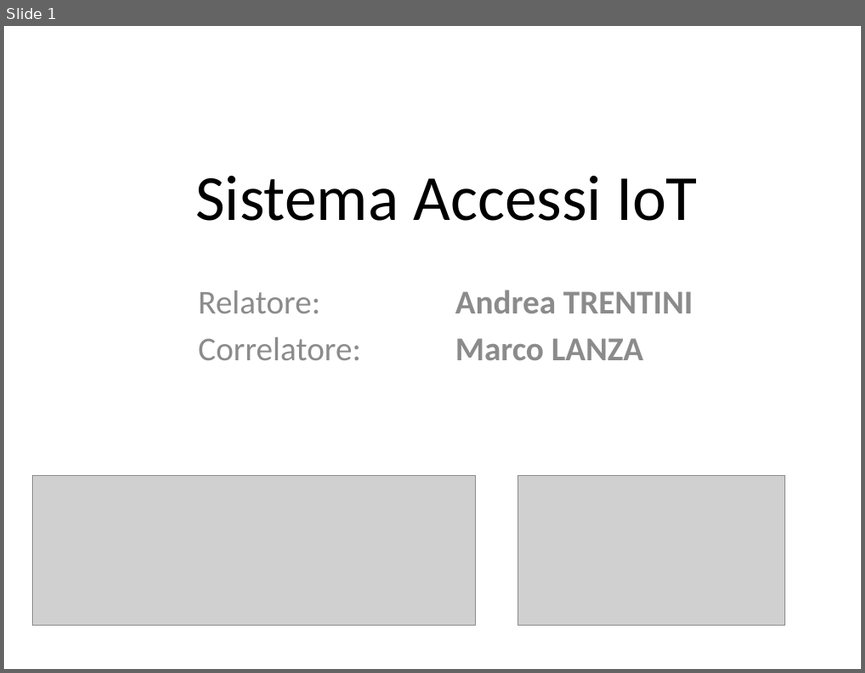
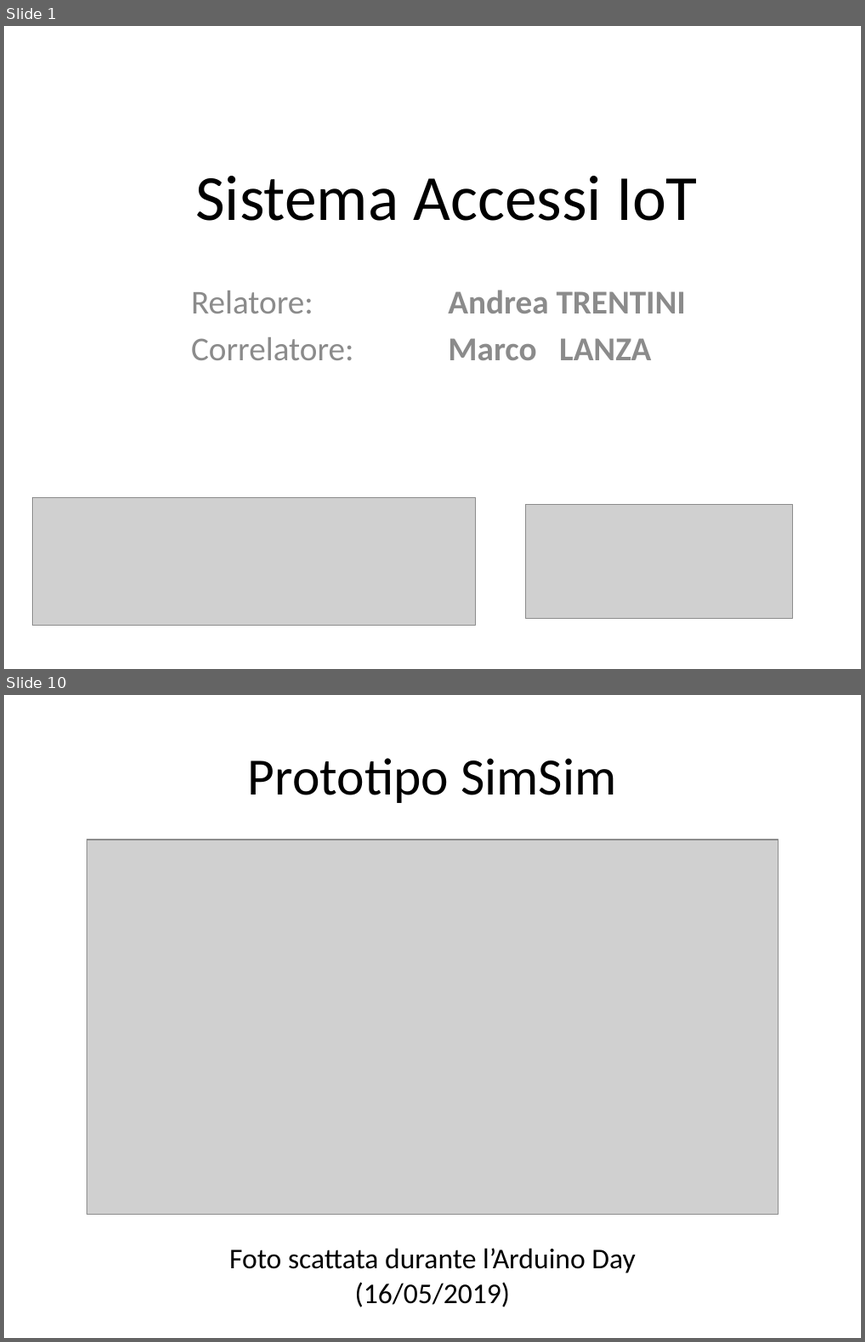
Before and after one commit to Jolsty/SimSim, a slide deck: Tesi_Sistema_Accessi_IoT_Andrei_Ciulpan_872394/presentazione/Sistema Accessi IoT.pptx. Shown one above the other, each under a label of ours: slide 1 before the commit, slides 1 and 10 after it; the slides between them are not shown. The pictures are 865x673 and 865x1342 pixels, drawn with LibreOffice and Linux fonts; fonts in the diff are those of the drawing; grey boxes stand for pictures. Boxes give left, top, right and bottom in pixels: in the first picture for what was removed or moved away, otherwise in the second. Text is boxed around its words. In the diff, an @@ line names an element or a change of style, - is before the commit and + after.

```diff
--- a/Tesi_Sistema_Accessi_IoT_Andrei_Ciulpan_872394/presentazione/Sistema Accessi IoT.pptx
+++ b/Tesi_Sistema_Accessi_IoT_Andrei_Ciulpan_872394/presentazione/Sistema Accessi IoT.pptx
@@ slide 10 added at box(4, 695, 861, 1338), background #FFFFFF @@
@@ title added at box(248, 758, 616, 803), 44 pt, text #000000 @@
+Prototipo SimSim
@@ picture added at box(87, 839, 778, 1214) @@
@@ text added at box(229, 1247, 635, 1307), 24 pt, text #000000 @@
+Foto scattata durante l’Arduino Day (16/05/2019)
@@ slide 1 changed as well @@
@@ subtitle "Relatore: Andrea TRENTINI": place and size @@
-subtitle "Relatore: Andrea TRENTINI" at box(198, 290, 692, 360)
+subtitle "Relatore: Andrea TRENTINI" at box(191, 290, 686, 360)
@@ picture: place and size @@
-picture at box(32, 475, 475, 625)
+picture at box(32, 497, 475, 625)
@@ picture: place and size @@
-picture at box(518, 475, 784, 625)
+picture at box(525, 504, 791, 618)
```
Also in this commit, not shown: 9 other slides added, 1 slide removed, 2 other files.
